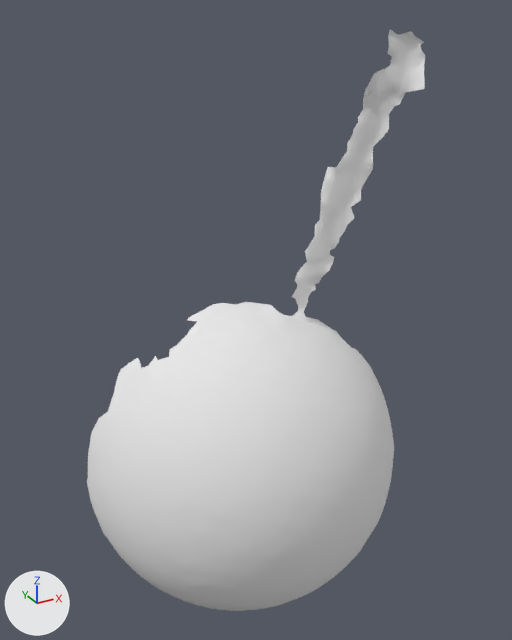
What one commit did to the OBJ model res/pendulum_horizontal/Pendulum_horizontal.000029.obj.
The view is the same before and after, from a camera (50 mm lens) standing at (-381.0, -154.0, 425.0) and looking at (-120.0, 321.0, 187.0). The axes (+X, +Y, +Z) are drawn at lower left. The lights are the same throughout. Where no turn or scale is listed for an object, it has been applied to the vertices.

In view in the first picture: 'Pendulum_horizontal.000029'.
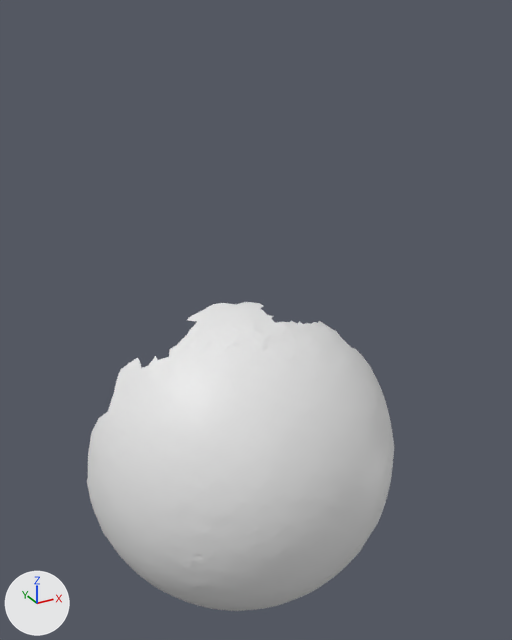
Changed parts and their boxes (x1, y1, x2, y2) in the pictures (512 x 640 px):
'Pendulum_horizontal.000029', reshaped (9% narrower, 47% shorter)
    before: (87, 30, 425, 611)
    after: (87, 302, 394, 611)
part 1 of me_pendulum_horizontal_000029, deleted
    before: (260, 30, 425, 324)

The edits, one by one:
me_pendulum_horizontal_000029 is used by ob_pendulum_horizontal_000029; location (0.0, 0.0, 0.0).
me_pendulum_horizontal_000029 had 5372 vertices, 10560 faces and spanned x -261.0..15.0, y 220.0..389.0, z -110.0..411.0.
me_pendulum_horizontal_000029 no longer uses material mat_pendulum_horizontal_000029 (white #e7e7e7).
me_pendulum_horizontal_000029 now has 4927 vertices, 9748 faces and spans x -261.0..15.0, y 220.0..389.0, z -110.0..181.0.
me_pendulum_horizontal_000029 part 1: 445 vertices removed from x -90.0..8.0, y 267.0..362.0, z 167.0..411.0.
